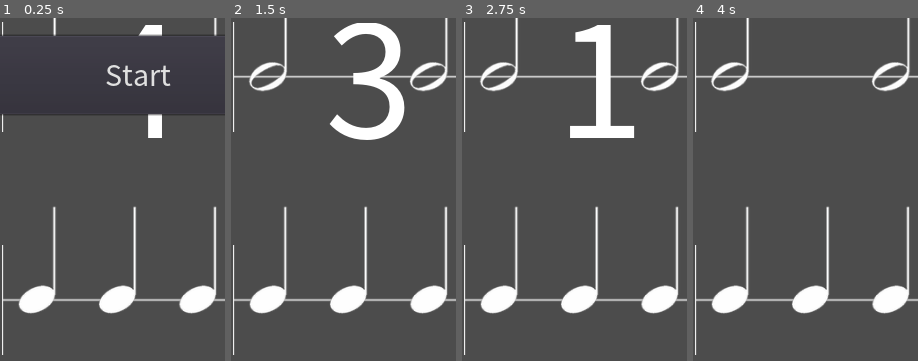
Above: before the commit, frames 1-4 (left to right).
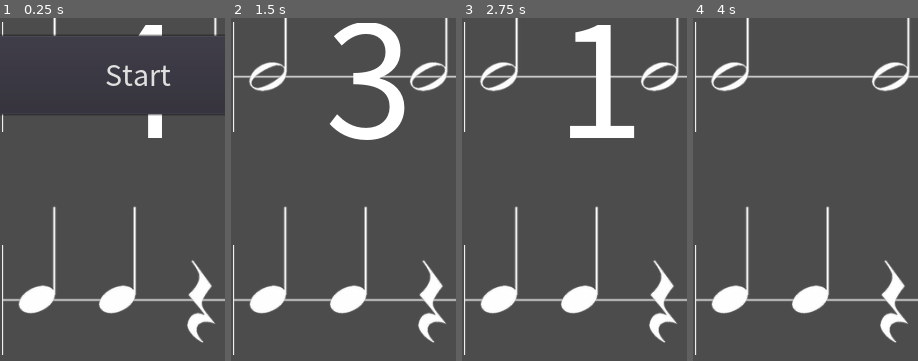
Above: after the commit, the same moments.

Repository: HaMM4R/RhythmTrainGodot
Game: Godot game, scene res://scenes/PlayScene/PlayScene.tscn
Two runs of this game, one before a commit and one after it. Both use one fixed random seed, a clock stepped at 60 frames per second and the inputs below.
Inputs (mouse positions are % of the whole screen's width and height, from its top left):
- Up to frame 1 (0.25 s): no input
- Up to frame 2 (1.5 s): click "Start" at 0.5 s; tap Enter at 1.25 s; move the mouse to (28, 26) at 1.27 s; press the mouse at (28, 26) at 1.28 s
- Up to frame 3 (2.75 s): move the mouse to (63, 26) at 2.02 s; release the mouse at (63, 26) at 2.03 s; click (63, 26) at 2.1 s
- Up to frame 4 (4 s): move the mouse to (28, 59) at 2.77 s; press the mouse at (28, 59) at 2.78 s; move the mouse to (63, 59) at 3.52 s; release the mouse at (63, 59) at 3.53 s; click (63, 59) at 3.6 s
The pictures show only the part of the screen within x 19-69%, y 50-100%; the shares and areas given below are measured in that part.

The runs differ from the first frame. In frame 1, 1.9% of the frame differs, in the area x 79-97%, y 54-95%; in frame 2, 1.9%; in frame 3, 1.9%; in frame 4, 1.9%.

Commit message:
Added rest support + fixed clicked_note signal
- Added reading rests from Json
- Added rest sprites to the note scene's animations
- Added pointer not emitting signals if the note is a rest

Diff:
--- a/scenes/PlayScene/Note.gd
+++ b/scenes/PlayScene/Note.gd
@@ -7,14 +7,21 @@
 
 var noteID = 0
 
+var isRest = false
+
 # Called when the node enters the scene tree for the first time.
 func _ready():
 	pass # Replace with function body.
 
-func init(var note_type, id):
+func init(var note_type, rest, id):
 	#print("Init note: ", note_type)
 
-	$AnimatedSprite.animation = note_type
+	if rest:
+		$AnimatedSprite.animation = str(note_type,"R")
+		isRest = true
+	else:
+		$AnimatedSprite.animation = note_type
+
 	noteID = id
 	#var collisionShape = RectangleShape2D.new()
 	#collisionShape.extents = Vector2(10,10)
@@ -38,4 +45,4 @@
 #Checks to see if the mouse is in the collison object when clicked
 func _on_CollisionArea_input_event(viewport, event, shape_idx):
 	if event.is_action_pressed("click"):
-		emit_signal("clicked_note")
+		emit_signal("clicked_note", noteID)
--- a/scenes/PlayScene/Note.tscn
+++ b/scenes/PlayScene/Note.tscn
@@ -1,13 +1,37 @@
-[gd_scene load_steps=8 format=2]
+[gd_scene load_steps=12 format=2]
 
 [ext_resource path="res://scenes/PlayScene/Note.gd" type="Script" id=1]
 [ext_resource path="res://assets/images/notes/Crotchet.png" type="Texture" id=2]
 [ext_resource path="res://assets/images/notes/Semibreve.png" type="Texture" id=3]
 [ext_resource path="res://assets/images/notes/Quaver single.png" type="Texture" id=4]
 [ext_resource path="res://assets/images/notes/Minim.png" type="Texture" id=5]
+[ext_resource path="res://assets/images/rests/Rest semiquaver.png" type="Texture" id=6]
+[ext_resource path="res://assets/images/rests/Rest minim.png" type="Texture" id=7]
+[ext_resource path="res://assets/images/rests/Rest crotchet.png" type="Texture" id=8]
+[ext_resource path="res://assets/images/rests/Rest semibreve.png" type="Texture" id=9]
 
 [sub_resource type="SpriteFrames" id=1]
 animations = [ {
+"frames": [ ExtResource( 9 ) ],
+"loop": true,
+"name": "wholeR",
+"speed": 5.0
+}, {
+"frames": [ ExtResource( 6 ) ],
+"loop": true,
+"name": "eighthR",
+"speed": 5.0
+}, {
+"frames": [ ExtResource( 8 ) ],
+"loop": true,
+"name": "quarterR",
+"speed": 5.0
+}, {
+"frames": [ ExtResource( 7 ) ],
+"loop": true,
+"name": "halfR",
+"speed": 5.0
+}, {
 "frames": [ ExtResource( 5 ) ],
 "loop": true,
 "name": "half",
@@ -37,7 +61,7 @@
 
 [node name="AnimatedSprite" type="AnimatedSprite" parent="."]
 frames = SubResource( 1 )
-animation = "quarter"
+animation = "eighthR"
 
 [node name="CollisionArea" type="Area2D" parent="."]
 scale = Vector2( 1, 5.96 )
--- a/scenes/PlayScene/PlayScene.gd
+++ b/scenes/PlayScene/PlayScene.gd
@@ -112,6 +112,13 @@
 		for note in bar["notes"]:
 			# stores the time value of the note
 			var time = note["time"]
+
+			var note_name = note["name"]
+
+			var rest = false
+
+			if note_name == "r":
+				rest = true
 
 			# stores the type of note
 			var note_type
@@ -130,7 +137,7 @@
 			# Create note instance
 			index += 1
 			var note_node = Note.instance()
-			note_node.init(note_type, index)
+			note_node.init(note_type, rest, index)
 			note_nodes.append(note_node)
 			add_child(note_node)
 
--- a/scenes/PlayScene/Pointer.gd
+++ b/scenes/PlayScene/Pointer.gd
@@ -28,19 +28,22 @@
 # Triggered when pointer leaves another area
 func _on_Area2D_area_exited(area):
 	#print("Exited note")
-	emit_signal("note_exited")
 
 	var noteFound = area.get_parent()
+
+	if !noteFound.isRest:
 	# If the note wasn't hit, turn it red
-	if !noteIsHit:
-		noteFound.get_node("AnimatedSprite").modulate = Color(0.5,0,0)
-	noteIsHit = false
+		emit_signal("note_exited")
+		if !noteIsHit:
+			noteFound.get_node("AnimatedSprite").modulate = Color(0.5,0,0)
+		noteIsHit = false
 
 
 func noteHit():
 	# When the note is hit, turn the note G r e e n
 	var noteFound = currentNote.get_parent()
-	noteFound.get_node("AnimatedSprite").modulate = Color(0,1,0, 0.5)
-	#noteFound.get_node("Particles2D").emitting = true
-	noteIsHit = true
-	$Particles2D.emitting = true
+	if !noteFound.isRest:
+		noteFound.get_node("AnimatedSprite").modulate = Color(0,1,0, 0.5)
+		#noteFound.get_node("Particles2D").emitting = true
+		noteIsHit = true
+		$Particles2D.emitting = true
